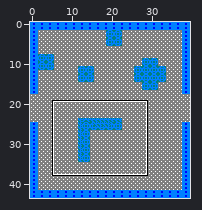
Two states of a Tiled map, game/assets/map1.tmx. Above, an overview of the earlier version with the close-up marked.
Close-up. Earlier state:
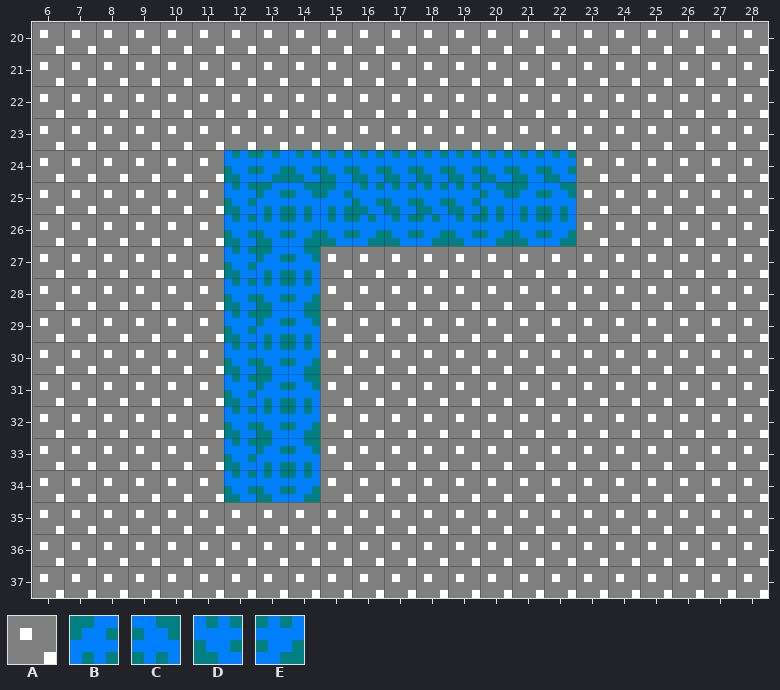
Cells are 4x4 px. Shown: x 6..28, y 20..37. The commit also changed other parts of the map, which this record leaves out.
Key: from "tiles5": A 0, B 3, C 4, D 8, E 9.
_ is an empty cell.
Layer "Capa de Patrones 1" before, first column x 6:
20 AAAAAAAAAAAAAAAAAAAAAAA
21 AAAAAAAAAAAAAAAAAAAAAAA
22 AAAAAAAAAAAAAAAAAAAAAAA
23 AAAAAAAAAAAAAAAAAAAAAAA
24 AAAAAADEDDDDDDDDDAAAAAA
25 AAAAAADBCBDDDDCBCAAAAAA
26 AAAAAADDEDEDEDEDEAAAAAA
27 AAAAAADBCAAAAAAAAAAAAAA
28 AAAAAADDEAAAAAAAAAAAAAA
29 AAAAAADBCAAAAAAAAAAAAAA
30 AAAAAADDEAAAAAAAAAAAAAA
31 AAAAAADBCAAAAAAAAAAAAAA
32 AAAAAADDEAAAAAAAAAAAAAA
33 AAAAAADBCAAAAAAAAAAAAAA
34 AAAAAADDEAAAAAAAAAAAAAA
35 AAAAAAAAAAAAAAAAAAAAAAA
36 AAAAAAAAAAAAAAAAAAAAAAA
37 AAAAAAAAAAAAAAAAAAAAAAA
The same view after the edit:
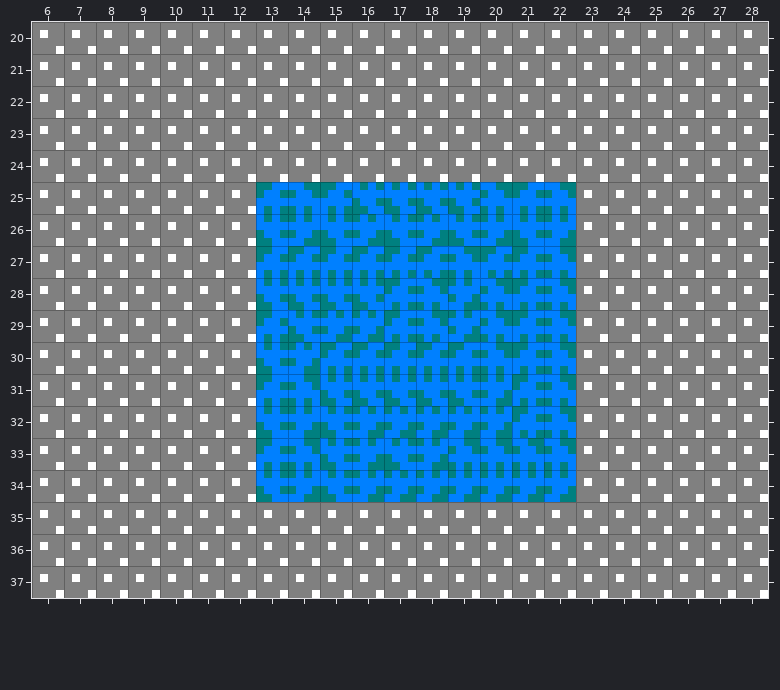
The exact change:
Layer "Capa de Patrones 1":
y 24: x 12..22 DEDDDDDDDDD -> AAAAAAAAAAA
y 25..26: x 12 D -> A
y 27: x 12 D -> A; x 14..22 CAAAAAAAA -> BBBBBCBBC
y 28: x 12 D -> A; x 14..22 EAAAAAAAA -> DDDBCECBC
y 29: x 12 D -> A; x 14..22 CAAAAAAAA -> DEEBCECBC
y 30: x 12 D -> A; x 15..22 AAAAAAAA -> BBBBBCBC
y 31: x 12 D -> A; x 15..22 AAAAAAAA -> DDDDDEBC
y 32: x 12 D -> A; x 15..22 AAAAAAAA -> DEEEEEBC
y 33: x 12 D -> A; x 15..22 AAAAAAAA -> DEDECCCC
y 34: x 12 D -> A; x 15..22 AAAAAAAA -> DEEEEEEE
Boxes around the changes in both close-ups, in picture pixels (x1, y1, x2, y2):
changed: (224, 150, 576, 502)
